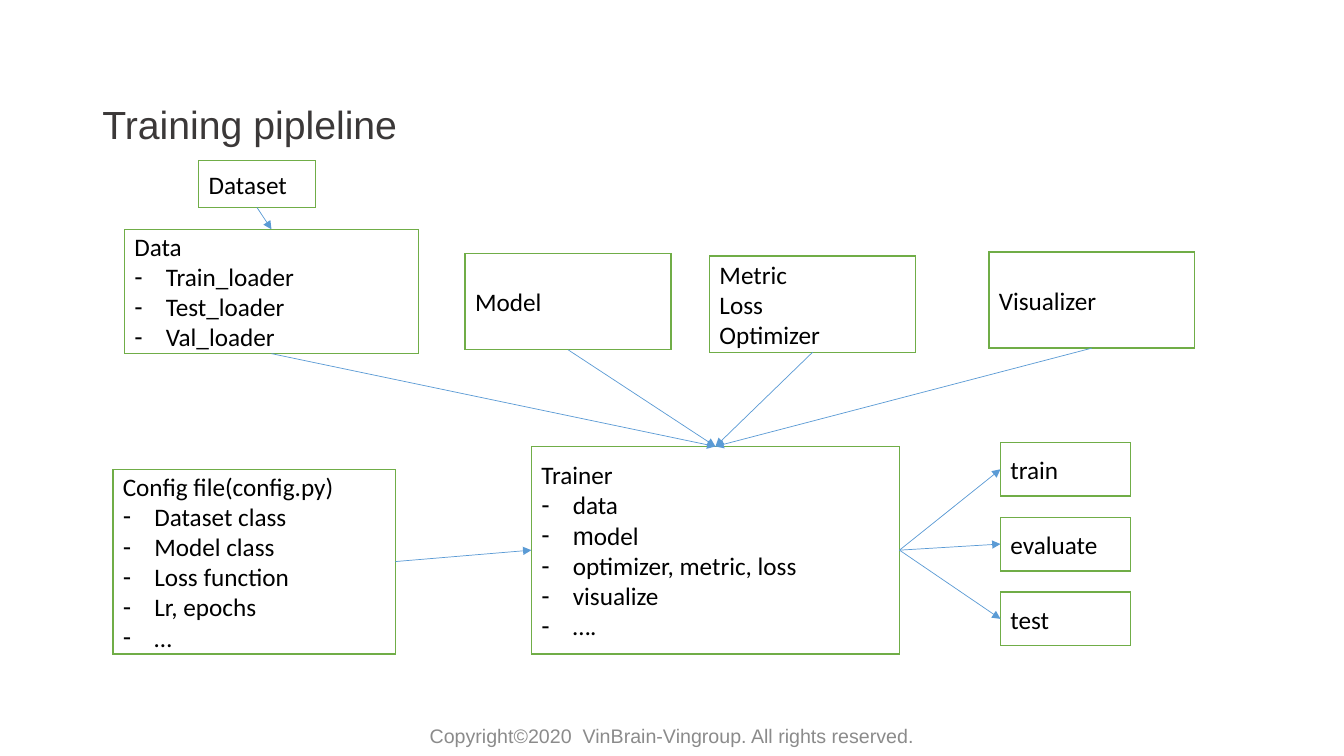
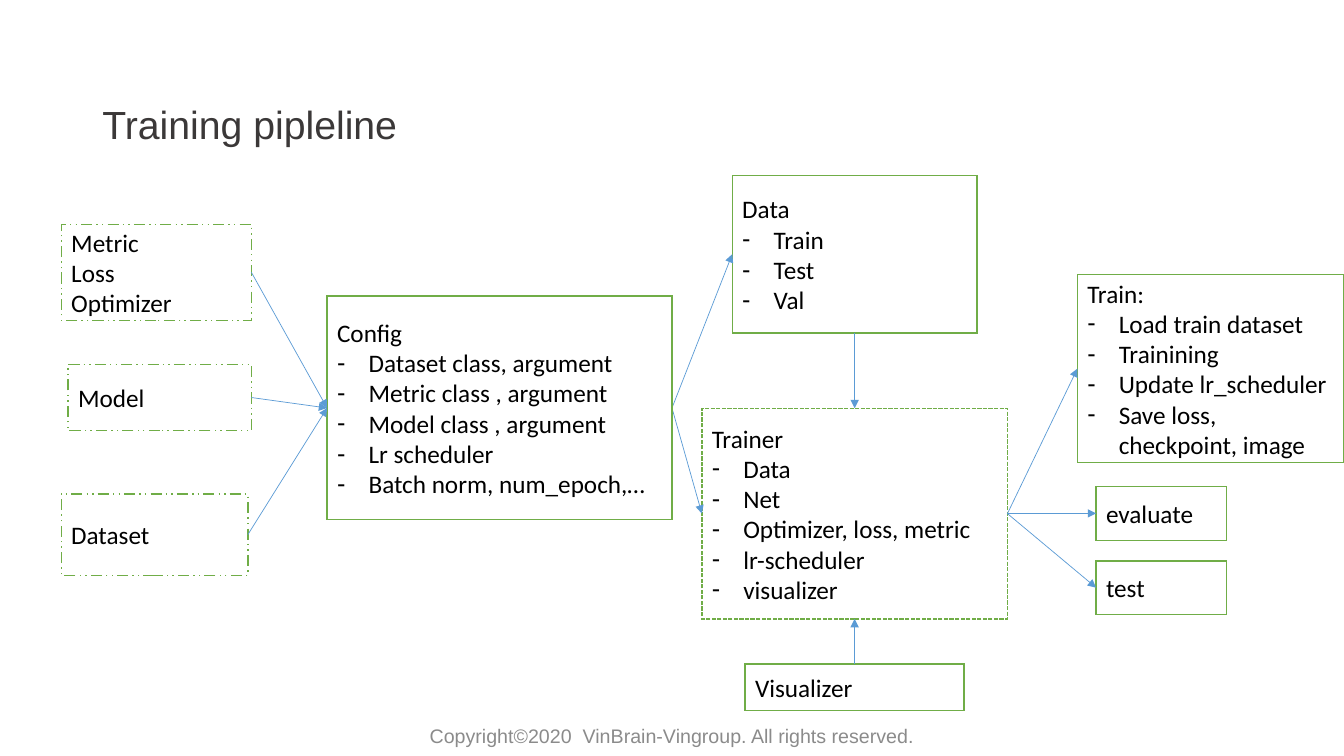
Before and after one commit to huyentls1114/vinbrain-internship, a slide deck: slide 3 of mid_term/mid_term.pptx. Drawn at 1344x756 pixels with LibreOffice and Linux fonts; fonts in the diff are those of the drawing; background and template pictures are left out. Boxes give left, top, right and bottom in pixels: in the first picture for what was removed or moved away, otherwise in the second. Text is boxed around its words. In the diff, an @@ line names an element or a change of style, - is before the commit and + after.

Commit message:
classify

```diff
--- a/mid_term/mid_term.pptx
+++ b/mid_term/mid_term.pptx
@@ rectangle "Data": place and size @@
-rectangle "Data" at [124, 230, 418, 354]
+rectangle "Data" at [733, 175, 978, 333]
@@ arrow removed from (257, 208) to (271, 230) @@
@@ rectangle "Metric": place and size @@
-rectangle "Metric" at [710, 256, 915, 352]
+rectangle "Metric" at [62, 224, 252, 320]
@@ text in rectangle at [774, 231, 824, 309]: text changed @@
-– Train_loader
-– Test_loader
-– Val_loader
+– Train
+– Test
+– Val
@@ arrow moved from (813, 352) - (716, 447) to (673, 408) - (733, 254) @@
@@ arrow added from (251, 272) to (328, 408), #5B9BD5 0.5 pt @@
@@ rectangle added at [328, 296, 673, 520], fill #FFFFFF, outline #70AD47 1 pt, 18 pt, text #000000 @@
+Config
+– Dataset class, argument
+– Metric class , argument
+– Model class , argument
+– Lr scheduler
+– Batch norm, num_epoch,…
@@ rectangle "Train:": place and size @@
-rectangle "Train:" at [1001, 443, 1131, 496]
+rectangle "Train:" at [1078, 275, 1344, 463]
@@ text in rectangle at [1087, 285, 1327, 459]: text changed @@
-train
+Train:
+– Load train dataset
+– Trainining
+– Update lr_scheduler
+– Save loss, checkpoint, image
@@ arrow removed from (271, 354) to (716, 447) @@
@@ arrow removed from (569, 350) to (716, 447) @@
@@ arrow moved from (1092, 348) - (716, 447) to (855, 333) - (855, 408) @@
@@ rectangle "Model": place and size @@
-rectangle "Model" at [465, 254, 670, 350]
+rectangle "Model" at [69, 364, 252, 431]
@@ arrow moved from (899, 551) - (1001, 470) to (1007, 514) - (1078, 369) @@
@@ arrow added from (248, 534) to (328, 408), #5B9BD5 0.5 pt @@
@@ arrow added from (251, 397) to (328, 408), #5B9BD5 0.5 pt @@
@@ arrow moved from (395, 562) - (531, 551) to (673, 408) - (702, 514) @@
@@ outline #70AD47 1 pt to #70AD47 1 pt dashed in 4 elements at [62, 494, 248, 576], [69, 364, 252, 431], [62, 224, 252, 320], [702, 408, 1007, 619] @@
@@ rectangle "Trainer": place and size @@
-rectangle "Trainer" at [531, 447, 899, 654]
+rectangle "Trainer" at [702, 408, 1007, 619]
@@ rectangle removed at [113, 470, 395, 654] @@
-Config file(config.py)
-– Dataset class
-– Model class
-– Loss function
-– Lr, epochs
-– …
@@ text in rectangle at [743, 461, 970, 599]: text changed @@
-– data
-– model
-– optimizer, metric, loss
-– visualize
-– ….
+– Data
+– Net
+– Optimizer, loss, metric
+– lr-scheduler
+– visualizer
@@ rectangle "Dataset": place and size @@
-rectangle "Dataset" at [199, 160, 316, 208]
+rectangle "Dataset" at [62, 494, 248, 576]
@@ rectangle "evaluate": place and size @@
-rectangle "evaluate" at [1001, 517, 1131, 571]
+rectangle "evaluate" at [1096, 487, 1226, 540]
@@ arrow moved from (899, 551) - (1001, 619) to (1007, 514) - (1096, 588) @@
@@ arrow moved from (899, 551) - (1001, 544) to (1007, 514) - (1096, 513) @@
@@ rectangle "test": place and size @@
-rectangle "test" at [1001, 592, 1131, 645]
+rectangle "test" at [1096, 561, 1226, 614]
@@ arrow added from (855, 664) to (855, 619), #5B9BD5 0.5 pt @@
@@ rectangle "Visualizer": place and size @@
-rectangle "Visualizer" at [989, 252, 1195, 348]
+rectangle "Visualizer" at [745, 664, 964, 712]
```
Also in this commit, not shown: 7 other slides changed, 5 slides added, 6 slides removed, 5 other files.
